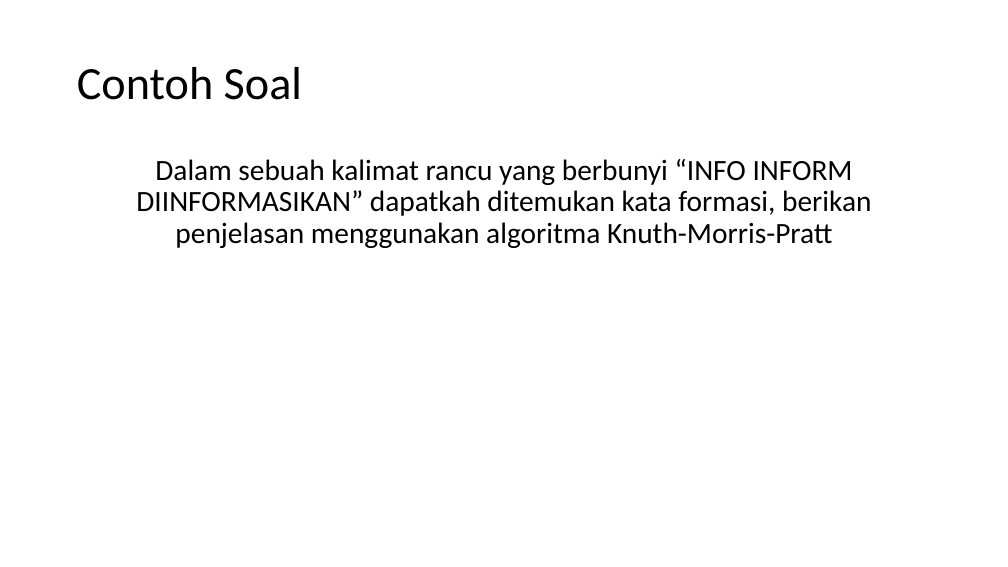
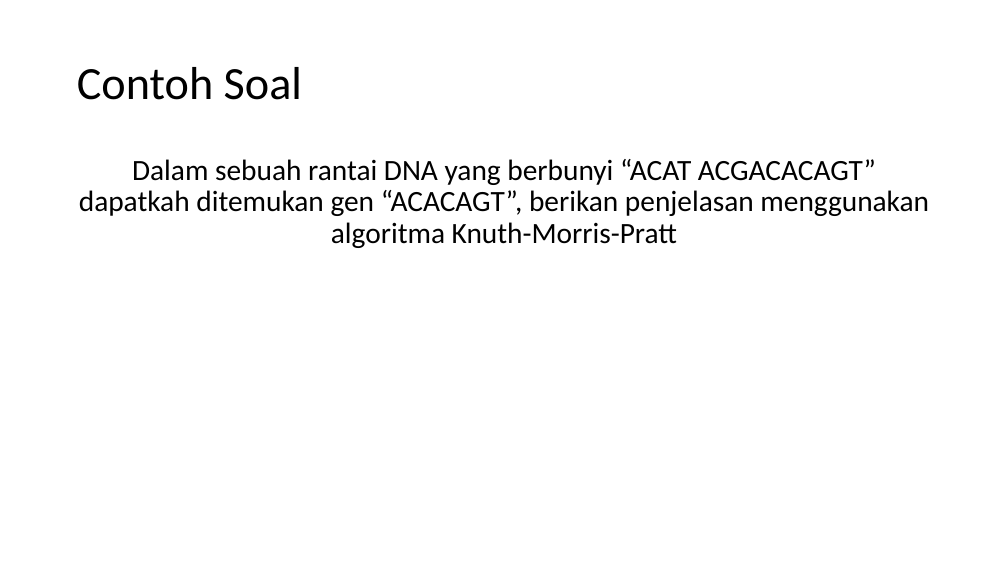
Before and after one commit to faalihnst/TugasAnalgo, a slide deck: slide 12 of UTS/Knuth-Morris-Pratt Algorithm.pptx. Drawn at 1008x567 pixels with LibreOffice and Linux fonts; fonts in the diff are those of the drawing. Boxes give left, top, right and bottom in pixels: in the first picture for what was removed or moved away, otherwise in the second. Text is boxed around its words. In the diff, an @@ line names an element or a change of style, - is before the commit and + after.

```diff
--- a/UTS/Knuth-Morris-Pratt Algorithm.pptx
+++ b/UTS/Knuth-Morris-Pratt Algorithm.pptx
@@ text at (79,159,929,248): text changed @@
-Dalam sebuah kalimat rancu yang berbunyi “INFO INFORM DIINFORMASIKAN” dapatkah ditemukan kata formasi, berikan penjelasan menggunakan algoritma Knuth-Morris-Pratt
+Dalam sebuah rantai DNA yang berbunyi “ACAT ACGACACAGT” dapatkah ditemukan gen “ACACAGT”, berikan penjelasan menggunakan algoritma Knuth-Morris-Pratt
```
Also in this commit, not shown: 2 other slides changed, 14 slides added.
